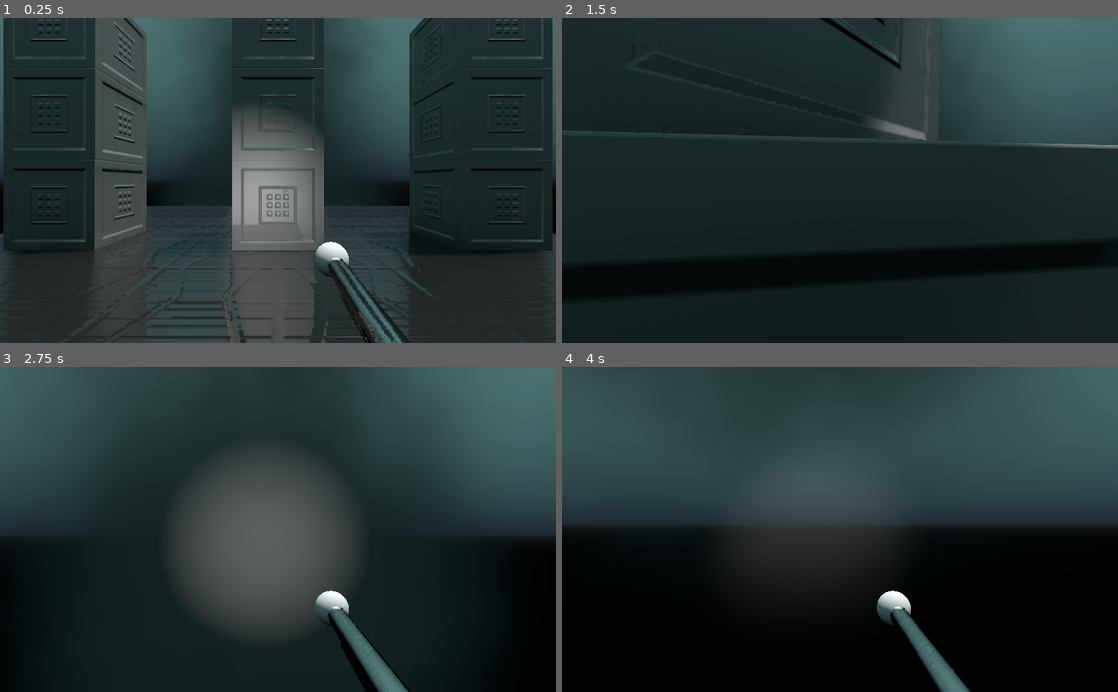
Above: before the commit, frames 1-4 (two rows, left to right).
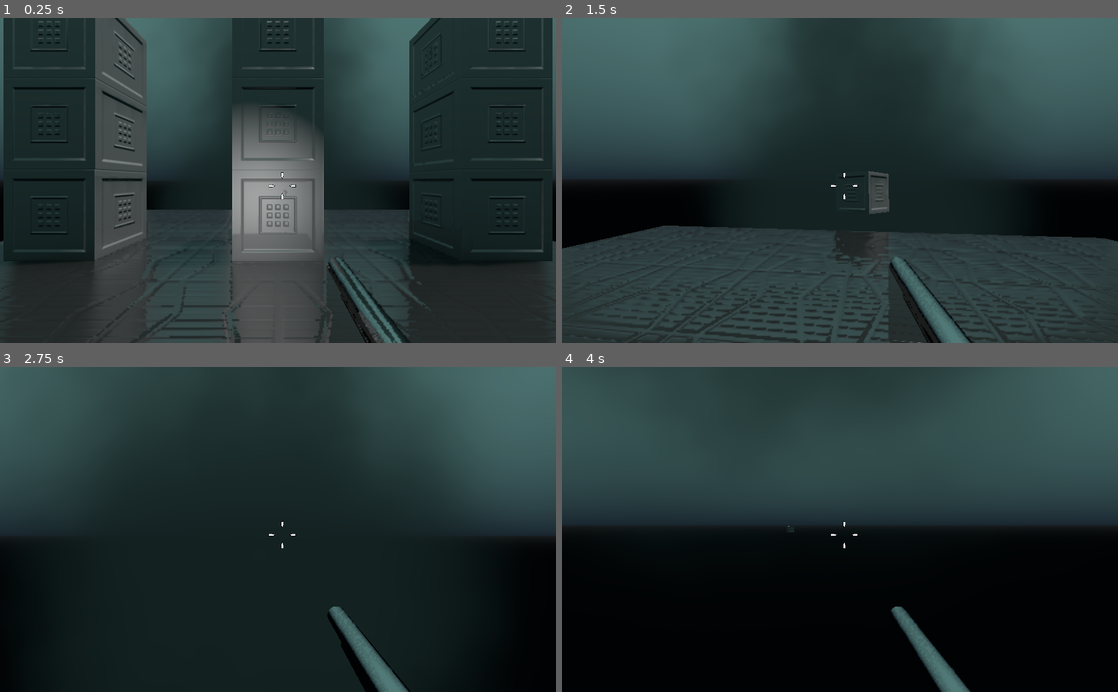
Above: after the commit, the same moments.

Repository: unfa/FPS_V1
Game: Godot game, scene res://World.tscn
Same seed, same stepped clock (60 frames per second), same inputs: the game is played once before the commit and once after it.
Inputs (mouse positions are in pixels of both pictures, inside the frame that each line leads up to):
- Up to frame 1 (0.25 s): no input
- Up to frame 2 (1.5 s): move the mouse to (867, 180) at 0.52 s; press the mouse at (867, 180) at 0.53 s; hold W (move_forward) from 0.53 s (still down); tap F (control_flashlight) at 0.6 s; tap Space (move_jump) at 0.77 s; move the mouse to (812, 180) at 1.27 s; release the mouse at (812, 180) at 1.28 s; click (812, 180) at 1.35 s
- Up to frame 3 (2.75 s): keep holding W (move_forward); tap Space (move_jump) at 1.52 s; tap F (control_flashlight) at 1.55, 2.1 s; move the mouse to (289, 523) at 2.02 s; press the mouse at (289, 523) at 2.03 s
- Up to frame 4 (4 s): keep holding W (move_forward); move the mouse to (834, 536) at 2.77 s; release the mouse at (834, 536) at 2.78 s; click (834, 536) at 2.85 s; tap Space (move_jump) at 3.02, 3.77 s; tap F (control_flashlight) at 3.05, 3.6 s; tap Enter at 3.5 s; move the mouse to (878, 532) at 3.52 s; press the mouse at (878, 532) at 3.53 s

The runs differ from the first frame. In frame 1, 5.9% of the frame differs, in the area x 0-100%, y 0-100%; in frame 2, 52%; in frame 3, 14%; in frame 4, 4.8%.
Error before the commit: Invalid get index 'visible' (on base: 'null instance'). (res://Assets/Characters/Player/Player.gd:49)

Commit message:
Shooting can push objects around.

Diff:
--- a/Assets/Characters/Player/Player.gd
+++ b/Assets/Characters/Player/Player.gd
@@ -46,10 +46,10 @@
 
 	# toggle flashlight
 	if Input.is_action_just_pressed("control_flashlight"):
-		if $LeftHand/Flashlight.visible:
-			$LeftHand/Flashlight.hide()
+		if $Camera/LeftHand/Flashlight.visible:
+			$Camera/LeftHand/Flashlight.hide()
 		else:
-			$LeftHand/Flashlight.show()
+			$Camera/LeftHand/Flashlight.show()
 
 func _physics_process(delta):
 
--- a/Assets/Characters/Player/Player.tscn
+++ b/Assets/Characters/Player/Player.tscn
@@ -123,7 +123,6 @@
 
 [node name="RightHand" type="Spatial" parent="Camera" index="1"]
 
-editor/display_folded = true
 transform = Transform( 1, 0, 0, 0, 1, 0, 0, 0, 1, 0.296632, -0.42946, -0.212087 )
 script = ExtResource( 3 )
 
--- /dev/null
+++ b/Assets/HUD/Crosshair 01.svg
@@ -0,0 +1,104 @@
+<?xml version="1.0" encoding="UTF-8" standalone="no"?>
+<!-- Created with Inkscape (http://www.inkscape.org/) -->
+
+<svg
+   xmlns:dc="http://purl.org/dc/elements/1.1/"
+   xmlns:cc="http://creativecommons.org/ns#"
+   xmlns:rdf="http://www.w3.org/1999/02/22-rdf-syntax-ns#"
+   xmlns:svg="http://www.w3.org/2000/svg"
+   xmlns="http://www.w3.org/2000/svg"
+   xmlns:xlink="http://www.w3.org/1999/xlink"
+   xmlns:sodipodi="http://sodipodi.sourceforge.net/DTD/sodipodi-0.dtd"
+   xmlns:inkscape="http://www.inkscape.org/namespaces/inkscape"
+   width="256"
+   height="256"
+   viewBox="0 0 67.733332 67.733336"
+   version="1.1"
+   id="svg8"
+   inkscape:version="0.92.3 (unknown)"
+   sodipodi:docname="Crosshair 01.svg">
+  <defs
+     id="defs2" />
+  <sodipodi:namedview
+     id="base"
+     pagecolor="#ffffff"
+     bordercolor="#666666"
+     borderopacity="1.0"
+     inkscape:pageopacity="0.0"
+     inkscape:pageshadow="2"
+     inkscape:zoom="0.98994949"
+     inkscape:cx="40.077789"
+     inkscape:cy="183.25014"
+     inkscape:document-units="mm"
+     inkscape:current-layer="layer1"
+     showgrid="false"
+     units="px"
+     inkscape:window-width="1920"
+     inkscape:window-height="1051"
+     inkscape:window-x="1920"
+     inkscape:window-y="0"
+     inkscape:window-maximized="1"
+     inkscape:snap-bbox="true"
+     inkscape:snap-page="true"
+     inkscape:snap-bbox-midpoints="true"
+     inkscape:snap-object-midpoints="true"
+     inkscape:snap-center="true"
+     inkscape:object-paths="false"
+     inkscape:snap-intersection-paths="true" />
+  <metadata
+     id="metadata5">
+    <rdf:RDF>
+      <cc:Work
+         rdf:about="">
+        <dc:format>image/svg+xml</dc:format>
+        <dc:type
+           rdf:resource="http://purl.org/dc/dcmitype/StillImage" />
+        <dc:title></dc:title>
+      </cc:Work>
+    </rdf:RDF>
+  </metadata>
+  <g
+     inkscape:label="Layer 1"
+     inkscape:groupmode="layer"
+     id="layer1"
+     transform="translate(0,-229.26665)">
+    <path
+       style="opacity:1;fill:#ffffff;fill-opacity:1;stroke:#000000;stroke-width:0.66499996;stroke-miterlimit:4;stroke-dasharray:none;stroke-dashoffset:0;stroke-opacity:1"
+       inkscape:transform-center-x="17.358077"
+       inkscape:transform-center-y="-1.4066697e-05"
+       d="m 7.6218762,261.06195 h 7.1900908 l 5.291666,2.07135 -5.291666,2.07134 v 0 0 H 7.6218762 v 0 z"
+       id="rect812"
+       inkscape:connector-curvature="0"
+       sodipodi:nodetypes="ccccccccc" />
+    <use
+       x="0"
+       y="0"
+       xlink:href="#rect812"
+       inkscape:transform-center-x="-1.2329897e-05"
+       inkscape:transform-center-y="-17.358076"
+       id="use816"
+       transform="rotate(90,33.866665,263.13331)"
+       width="100%"
+       height="100%" />
+    <use
+       x="0"
+       y="0"
+       xlink:href="#use816"
+       inkscape:transform-center-x="-17.358078"
+       inkscape:transform-center-y="1.3329897e-05"
+       id="use818"
+       transform="rotate(90,33.866665,263.13331)"
+       width="100%"
+       height="100%" />
+    <use
+       x="0"
+       y="0"
+       xlink:href="#use818"
+       inkscape:transform-center-x="1.2329897e-05"
+       inkscape:transform-center-y="17.35808"
+       id="use820"
+       transform="rotate(90,33.866664,263.13331)"
+       width="100%"
+       height="100%" />
+  </g>
+</svg>
--- a/Assets/Objects/World/Cubes/Cube 01/Cube 01.tscn
+++ b/Assets/Objects/World/Cubes/Cube 01/Cube 01.tscn
@@ -31,7 +31,7 @@
 collision_layer = 1
 collision_mask = 1
 mode = 0
-mass = 4.0
+mass = 25.0
 friction = 1.0
 bounce = 0.0
 gravity_scale = 1.0
--- a/Assets/Weapons/Gun/Gun.gd
+++ b/Assets/Weapons/Gun/Gun.gd
@@ -1,6 +1,7 @@
 extends Spatial
 
 export var ready = true
+export var hit_force = 20
 
 # class member variables go here, for example:
 # var a = 2
@@ -18,4 +19,22 @@
 
 func shoot():
 	if ready:
+		# play the shooting animation
 		$AnimationPlayer.play("Shoot")
+
+		# cast a ray to see if we hit anything
+		$ProjectileSpawner/RayCast.enabled = true
+
+		# see what we hit
+		var hit_object = $ProjectileSpawner/RayCast.get_collider()
+		var hit_point = $ProjectileSpawner/RayCast.get_collision_point()
+		var hit_normal = $ProjectileSpawner/RayCast.get_collision_normal()
+		print(hit_object)
+		print(hit_point)
+		print(hit_normal)
+
+		if hit_object == null:
+			pass
+
+		elif hit_object is RigidBody:
+			hit_object.apply_impulse(hit_point, - hit_normal * hit_force)
--- a/Assets/Weapons/Gun/Gun.tscn
+++ b/Assets/Weapons/Gun/Gun.tscn
@@ -1,11 +1,10 @@
-[gd_scene load_steps=15 format=2]
+[gd_scene load_steps=14 format=2]
 
 [ext_resource path="res://Assets/Weapons/Gun/Gun.gd" type="Script" id=1]
 [ext_resource path="res://Assets/Objects/Effects/Smoke/Smoke 01/Smoke 01.png" type="Texture" id=2]
 [ext_resource path="res://Assets/Weapons/Gun/Sounds/Shoot 01.ogg" type="AudioStream" id=3]
-[ext_resource path="res://Assets/Weapons/Projectiles/Projectile 01.tscn" type="PackedScene" id=4]
-
-[sub_resource type="Animation" id=1]
+
+[sub_resource type="Animation" id=11]
 
 resource_name = "Shoot"
 length = 1.0
@@ -280,6 +279,7 @@
 script = ExtResource( 1 )
 _sections_unfolded = [ "Transform" ]
 ready = true
+hit_force = 20
 
 [node name="ReflectionProbe" type="ReflectionProbe" parent="." index="0"]
 
@@ -499,4 +499,11 @@
 
 transform = Transform( 1, 0, 0, 0, -1.62921e-07, -1, 0, 1, -1.62921e-07, 0, -1.14466, 1.11231e-07 )
 
-[node name="RigidBody" parent="ProjectileSpawner" index="0" instance=ExtResource( 4 )]
+[node name="RayCast" type="RayCast" parent="ProjectileSpawner" index="0"]
+
+transform = Transform( 1, 0, 0, 0, 1, 0, 0, 0, 1, 0, -2.43158e-08, -0.0746247 )
+enabled = false
+exclude_parent = true
+cast_to = Vector3( 0, 0, 1000 )
+collision_mask = 1
+_sections_unfolded = [ "Transform" ]
--- /dev/null
+++ b/World.gd
@@ -0,0 +1,13 @@
+extends Spatial
+
+# class member variables go here, for example:
+# var a = 2
+# var b = "textvar"
+
+func _ready():
+	# Called when the node is added to the scene for the first time.
+	# Initialization here
+	pass
+
+#func _process(delta):
+#	pass
--- a/World.tscn
+++ b/World.tscn
@@ -1,11 +1,13 @@
-[gd_scene load_steps=16 format=2]
-
-[ext_resource path="res://Assets/Objects/Effects/Smoke/Smoke 01/Smoke 01.png" type="Texture" id=1]
-[ext_resource path="res://Assets/Objects/World/Ambient/Hum 01.ogg" type="AudioStream" id=2]
-[ext_resource path="res://Assets/Objects/World/Cubes/Cube 01/Cube 01.tscn" type="PackedScene" id=3]
-[ext_resource path="res://Assets/Objects/World/Floors/Floor 01/Floor 01 AO.png" type="Texture" id=4]
-[ext_resource path="res://Assets/Objects/World/Floors/Floor 01/Floor 01 NOR.png" type="Texture" id=5]
-[ext_resource path="res://Assets/Characters/Player/Player.tscn" type="PackedScene" id=6]
+[gd_scene load_steps=18 format=2]
+
+[ext_resource path="res://World.gd" type="Script" id=1]
+[ext_resource path="res://Assets/HUD/Crosshair 01.svg" type="Texture" id=2]
+[ext_resource path="res://Assets/Objects/Effects/Smoke/Smoke 01/Smoke 01.png" type="Texture" id=3]
+[ext_resource path="res://Assets/Objects/World/Ambient/Hum 01.ogg" type="AudioStream" id=4]
+[ext_resource path="res://Assets/Objects/World/Cubes/Cube 01/Cube 01.tscn" type="PackedScene" id=5]
+[ext_resource path="res://Assets/Objects/World/Floors/Floor 01/Floor 01 AO.png" type="Texture" id=6]
+[ext_resource path="res://Assets/Objects/World/Floors/Floor 01/Floor 01 NOR.png" type="Texture" id=7]
+[ext_resource path="res://Assets/Characters/Player/Player.tscn" type="PackedScene" id=8]
 
 [sub_resource type="ProceduralSky" id=1]
 
@@ -281,7 +283,40 @@
 
 [node name="Game" type="Spatial" index="0"]
 
-[node name="Level" type="Spatial" parent="." index="0"]
+script = ExtResource( 1 )
+
+[node name="HUD" type="Node2D" parent="." index="0"]
+
+[node name="Crosshair" type="Node2D" parent="HUD" index="0"]
+
+editor/display_folded = true
+position = Vector2( 520, 310 )
+scale = Vector2( 0.25, 0.25 )
+_sections_unfolded = [ "Transform" ]
+__meta__ = {
+"_edit_group_": true
+}
+
+[node name="Sprite" type="Sprite" parent="HUD/Crosshair" index="0"]
+
+texture = ExtResource( 2 )
+
+[node name="Sprite2" type="Sprite" parent="HUD/Crosshair" index="1"]
+
+rotation = 1.57079
+texture = ExtResource( 2 )
+
+[node name="Sprite3" type="Sprite" parent="HUD/Crosshair" index="2"]
+
+rotation = 3.14159
+texture = ExtResource( 2 )
+
+[node name="Sprite4" type="Sprite" parent="HUD/Crosshair" index="3"]
+
+rotation = -1.5708
+texture = ExtResource( 2 )
+
+[node name="Level" type="Spatial" parent="." index="1"]
 
 [node name="WorldEnvironment" type="WorldEnvironment" parent="Level" index="0"]
 
@@ -343,37 +378,39 @@
 
 [node name="Geometry" type="Spatial" parent="Level" index="2"]
 
-[node name="Cube 01" parent="Level/Geometry" index="0" instance=ExtResource( 3 )]
-
-[node name="Cube 04" parent="Level/Geometry" index="1" instance=ExtResource( 3 )]
+editor/display_folded = true
+
+[node name="Cube 01" parent="Level/Geometry" index="0" instance=ExtResource( 5 )]
+
+[node name="Cube 04" parent="Level/Geometry" index="1" instance=ExtResource( 5 )]
 
 transform = Transform( 1, 0, 0, 0, 1, 0, 0, 0, 1, 5, 0, 0 )
 
-[node name="Cube 09" parent="Level/Geometry" index="2" instance=ExtResource( 3 )]
+[node name="Cube 09" parent="Level/Geometry" index="2" instance=ExtResource( 5 )]
 
 transform = Transform( 1, 0, 0, 0, 1, 0, 0, 0, 1, -5, 0, 0 )
 
-[node name="Cube 02" parent="Level/Geometry" index="3" instance=ExtResource( 3 )]
+[node name="Cube 02" parent="Level/Geometry" index="3" instance=ExtResource( 5 )]
 
 transform = Transform( 1, 0, 0, 0, 1, 0, 0, 0, 1, 0, 2, 0 )
 
-[node name="Cube 05" parent="Level/Geometry" index="4" instance=ExtResource( 3 )]
+[node name="Cube 05" parent="Level/Geometry" index="4" instance=ExtResource( 5 )]
 
 transform = Transform( 1, 0, 0, 0, 1, 0, 0, 0, 1, 5, 2, 0 )
 
-[node name="Cube 08" parent="Level/Geometry" index="5" instance=ExtResource( 3 )]
+[node name="Cube 08" parent="Level/Geometry" index="5" instance=ExtResource( 5 )]
 
 transform = Transform( 1, 0, 0, 0, 1, 0, 0, 0, 1, -5, 2, 0 )
 
-[node name="Cube 03" parent="Level/Geometry" index="6" instance=ExtResource( 3 )]
+[node name="Cube 03" parent="Level/Geometry" index="6" instance=ExtResource( 5 )]
 
 transform = Transform( 1, 0, 0, 0, 1, 0, 0, 0, 1, 0, 4, 0 )
 
-[node name="Cube 06" parent="Level/Geometry" index="7" instance=ExtResource( 3 )]
+[node name="Cube 06" parent="Level/Geometry" index="7" instance=ExtResource( 5 )]
 
 transform = Transform( 1, 0, 0, 0, 1, 0, 0, 0, 1, 5, 4, 0 )
 
-[node name="Cube 07" parent="Level/Geometry" index="8" instance=ExtResource( 3 )]
+[node name="Cube 07" parent="Level/Geometry" index="8" instance=ExtResource( 5 )]
 
 transform = Transform( 1, 0, 0, 0, 1, 0, 0, 0, 1, -5, 4, 0 )
 
@@ -444,6 +481,8 @@
 
 [node name="Areas" type="Spatial" parent="Level" index="3"]
 
+editor/display_folded = true
+
 [node name="Area" type="Area" parent="Level/Areas" index="0"]
 
 input_ray_pickable = false
@@ -474,12 +513,10 @@
 shape = SubResource( 9 )
 disabled = false
 
-[node name="Actors" type="Spatial" parent="." index="1"]
-
-[node name="Player" parent="Actors" index="0" instance=ExtResource( 6 )]
-
-transform = Transform( 1, 0, 0, 0, 1, 0, 0, 0, 1, 0, -1.00455, 6.07305 )
+[node name="Actors" type="Spatial" parent="." index="2"]
+
+[node name="Player" parent="Actors" index="0" instance=ExtResource( 8 )]
+
+transform = Transform( 1, 0, 0, 0, 1, 0, 0, 0, 1, 0, -0.00454998, 6.07305 )
 air_control = 0.05
 ground_control = 0.9
-mouselook_speed = 400
-mouselook_pitch_limit = 1.4
Not shown, added: Assets/HUD/Crosshair 01.svg.import
Not shown, added: Assets/Maps/Map 01/Map 01 01.dae
Not shown, added: Assets/Maps/Map 01/Map 01 01.dae.import
Not shown: 4 places in Assets/Weapons/Gun/Gun.tscn that only renumber resources
Not shown: 3 places in World.tscn that only renumber resources
Not shown, added: Assets/Maps/Map 01/Map 01 01.blend
Not shown, added: Assets/Maps/Map 01/Map 01 01.blend1
Not shown, added: Assets/Maps/Map 01/Map 01 01.blend2
